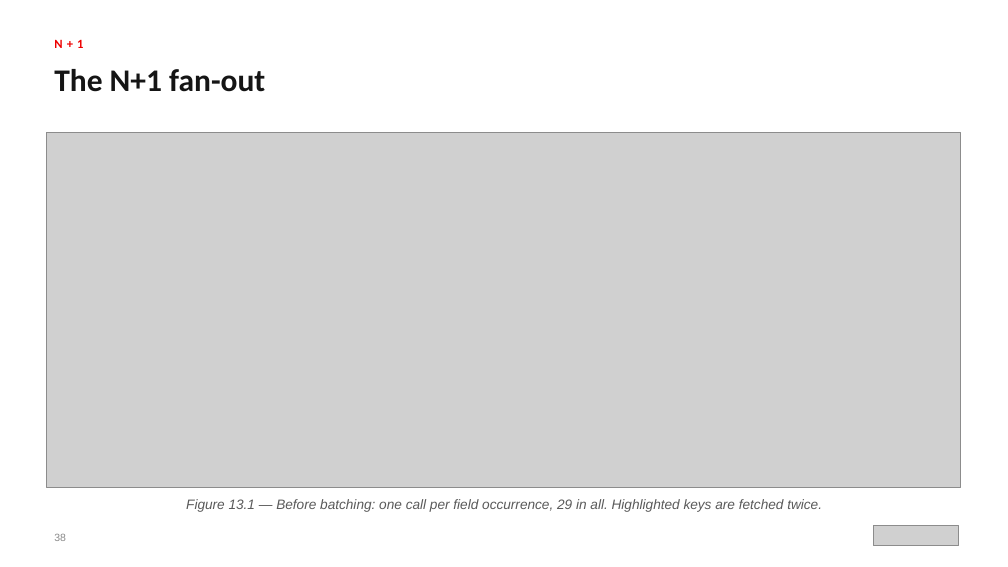
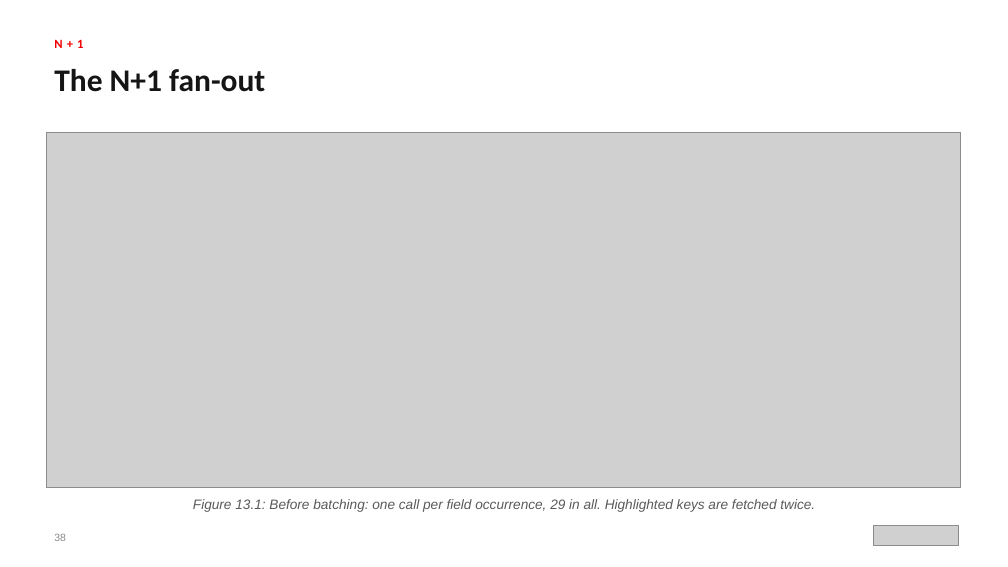
Before and after one commit to patterncatalyst/api-patterns-and-practices-graphql, a slide deck: slide 38 of presentation/api-patterns-graphql-100/api-patterns-graphql-100.pptx. Drawn at 1008x567 pixels with LibreOffice and Linux fonts; fonts in the diff are those of the drawing; grey boxes stand for pictures. Boxes give left, top, right and bottom in pixels: in the first picture for what was removed or moved away, otherwise in the second. Text is boxed around its words. In the diff, an @@ line names an element or a change of style, - is before the commit and + after.

```diff
--- a/presentation/api-patterns-graphql-100/api-patterns-graphql-100.pptx
+++ b/presentation/api-patterns-graphql-100/api-patterns-graphql-100.pptx
@@ text at [193,499,815,512]: text changed @@
-Figure 13.1 — Before batching: one call per field occurrence, 29 in all. Highlighted keys are fetched twice.
+Figure 13.1: Before batching: one call per field occurrence, 29 in all. Highlighted keys are fetched twice.
```
Also in this commit, not shown: 47 other slides changed, 5 other files.
